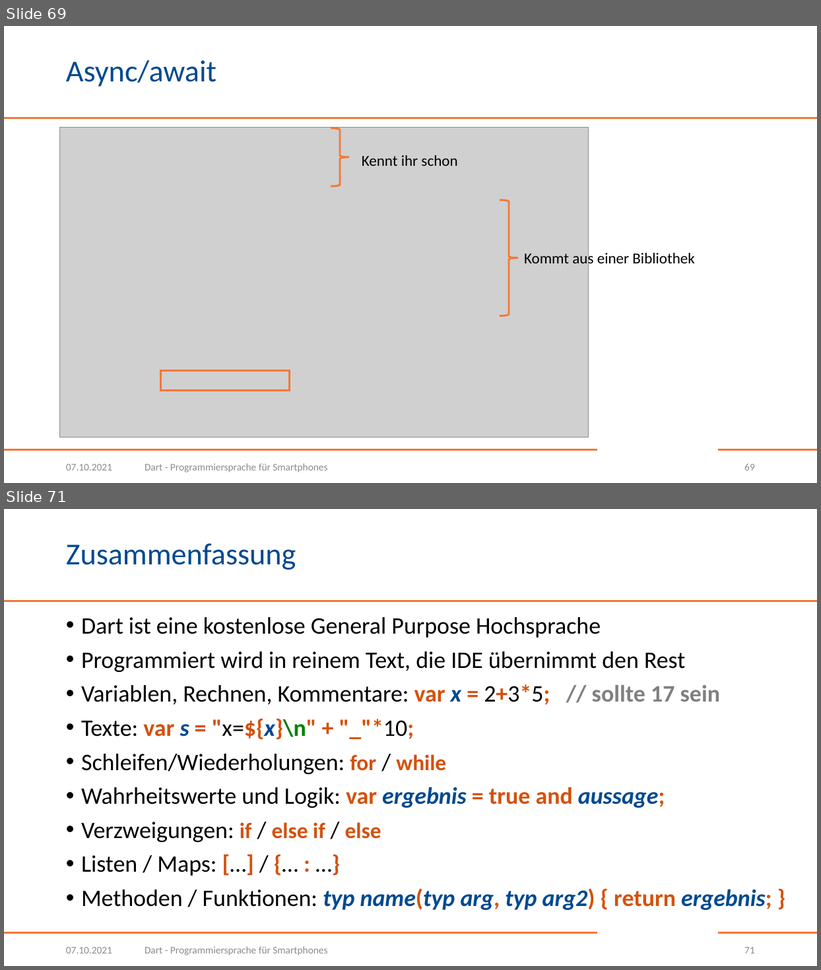
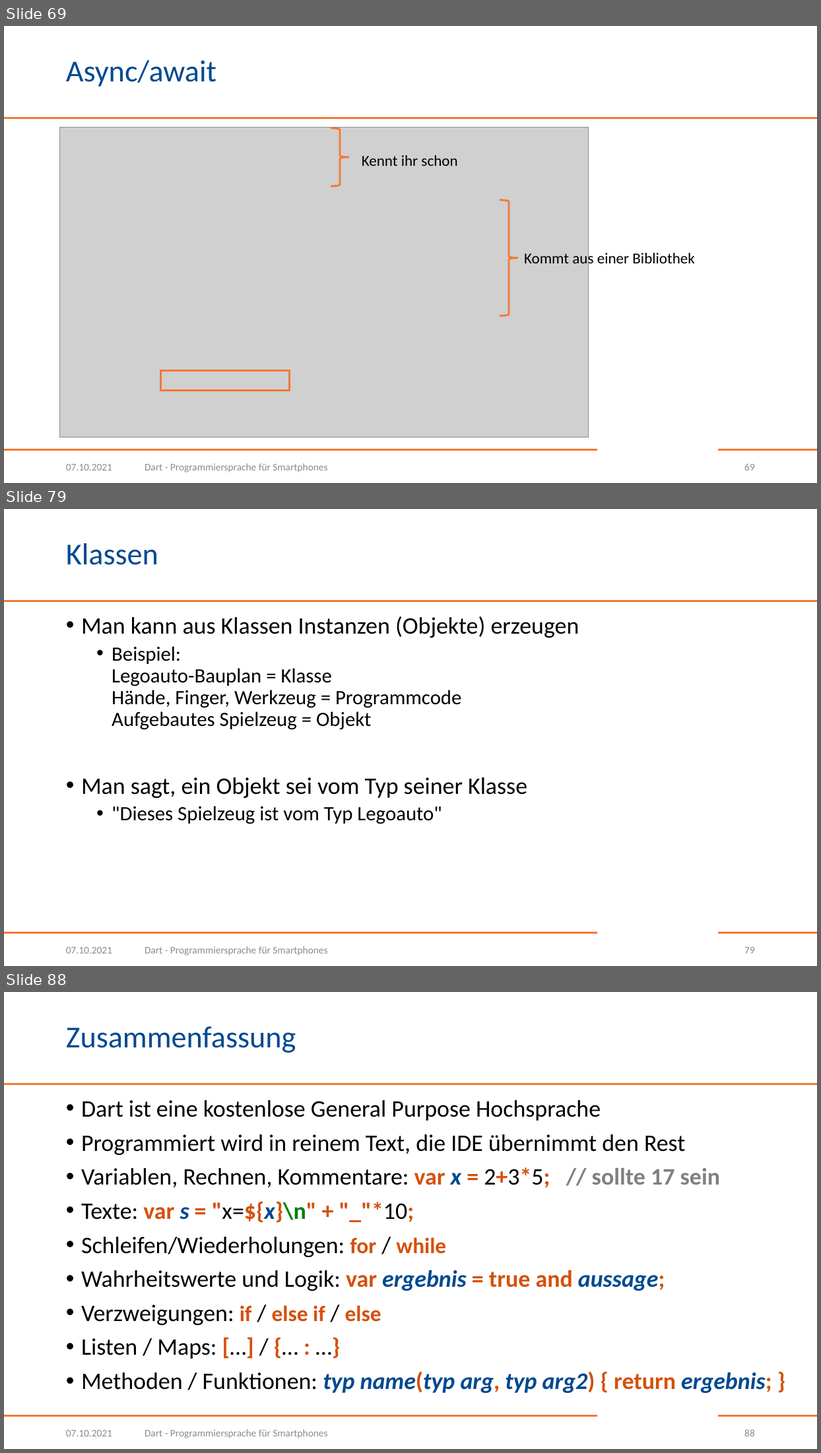
Before and after one commit to BogyMitutoyoCTL/Checklisten-App-2021, a slide deck: Dart.pptx. Shown one above the other, each under a label of ours: slides 69 and 71 before the commit, slides 69, 79 and 88 after it; the slides between them are not shown. The pictures are 821x970 and 821x1453 pixels, drawn with LibreOffice and Linux fonts; fonts in the diff are those of the drawing; grey boxes stand for pictures; background and template pictures are left out. Boxes give left, top, right and bottom in pixels: in the first picture for what was removed or moved away, otherwise in the second. Text is boxed around its words. In the diff, an @@ line names an element or a change of style, - is before the commit and + after.

Commit message:
Objektorientierung eingepflegt

```diff
--- a/Dart.pptx
+++ b/Dart.pptx
@@ slide 79 added at [4,509,817,966], background #FFFFFF; not listed: 3 template elements that a slide beside it also shows @@
@@ title added at [66,543,158,565], 36 pt, text #004990 @@
+Klassen
@@ text added at [81,617,580,824], 24 pt, text #000000 @@
+• Man kann aus Klassen Instanzen (Objekte) erzeugen
+  • Beispiel:
+    Legoauto-Bauplan = Klasse
+    Hände, Finger, Werkzeug = Programmcode
+    Aufgebautes Spielzeug = Objekt
+• Man sagt, ein Objekt sei vom Typ seiner Klasse
+  • "Dieses Spielzeug ist vom Typ Legoauto"
@@ text added at [66,947,112,954], 12 pt, text #8C8C8C @@
+07.10.2021
@@ text added at [145,947,327,956], 12 pt, text #8C8C8C @@
+Dart - Programmiersprache für Smartphones
@@ page number added at [745,947,755,954], 12 pt, text #8C8C8C @@
+79
@@ what was slide 71 is now slide 88 @@
@@ page number at [745,1430,755,1437]: text changed @@
-71
+88
```
Also in this commit, not shown: 2 slides changed, 16 other slides added.
